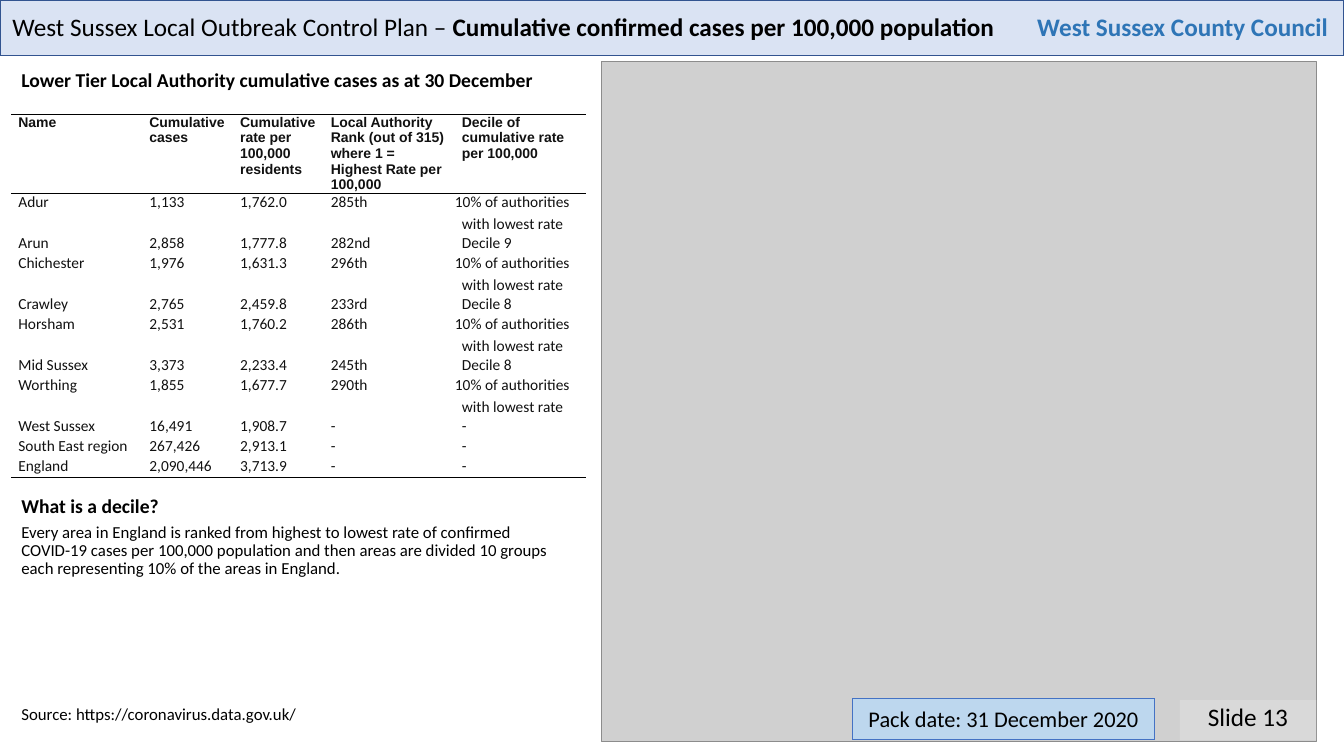
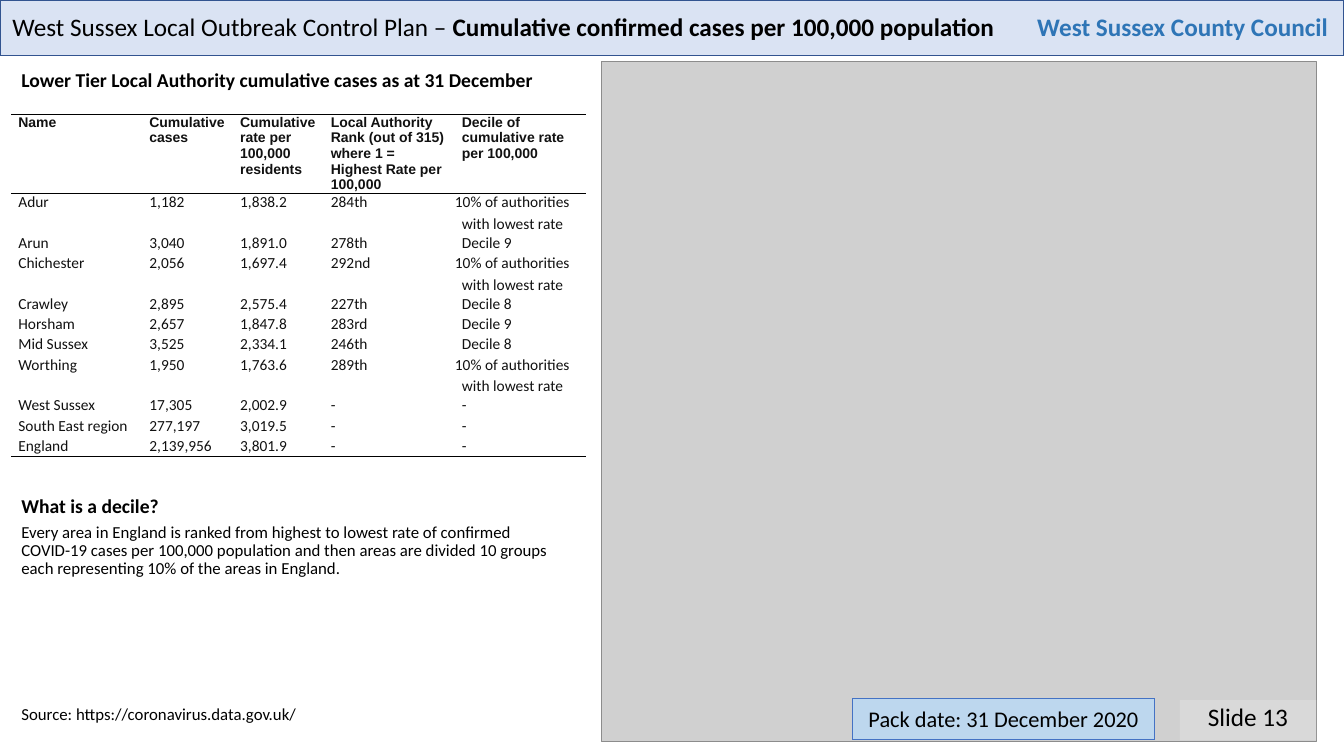
Before and after one commit to psychty/wsx_covid_datapack_public, a slide deck: slide 13 of Latest_West_Sussex_C19_slide_deck.pptx. Drawn at 1344x756 pixels with LibreOffice and Linux fonts; fonts in the diff are those of the drawing; grey boxes stand for pictures. Boxes give left, top, right and bottom in pixels: in the first picture for what was removed or moved away, otherwise in the second. Text is boxed around its words. In the diff, an @@ line names an element or a change of style, - is before the commit and + after.

```diff
--- a/Latest_West_Sussex_C19_slide_deck.pptx
+++ b/Latest_West_Sussex_C19_slide_deck.pptx
@@ text at [21,73,533,90]: text changed @@
-Lower Tier Local Authority cumulative cases as at 30 December
+Lower Tier Local Authority cumulative cases as at 31 December
@@ table at [11,115,586,458] @@
-row 2: Adur | 1,133 | 1,762.0 | 285th | 10% of authorities with lowest rate
+row 2: Adur | 1,182 | 1,838.2 | 284th | 10% of authorities with lowest rate
-row 3: Arun | 2,858 | 1,777.8 | 282nd | Decile 9
+row 3: Arun | 3,040 | 1,891.0 | 278th | Decile 9
-row 4: Chichester | 1,976 | 1,631.3 | 296th | 10% of authorities with lowest rate
+row 4: Chichester | 2,056 | 1,697.4 | 292nd | 10% of authorities with lowest rate
-row 5: Crawley | 2,765 | 2,459.8 | 233rd | Decile 8
+row 5: Crawley | 2,895 | 2,575.4 | 227th | Decile 8
-row 6: Horsham | 2,531 | 1,760.2 | 286th | 10% of authorities with lowest rate
+row 6: Horsham | 2,657 | 1,847.8 | 283rd | Decile 9
-row 7: Mid Sussex | 3,373 | 2,233.4 | 245th | Decile 8
+row 7: Mid Sussex | 3,525 | 2,334.1 | 246th | Decile 8
-row 8: Worthing | 1,855 | 1,677.7 | 290th | 10% of authorities with lowest rate
+row 8: Worthing | 1,950 | 1,763.6 | 289th | 10% of authorities with lowest rate
-row 9, column 2: 16,491
+row 9, column 2: 17,305
-row 9, column 3: 1,908.7
+row 9, column 3: 2,002.9
-row 10, column 2: 267,426
+row 10, column 2: 277,197
-row 10, column 3: 2,913.1
+row 10, column 3: 3,019.5
-row 11, column 2: 2,090,446
+row 11, column 2: 2,139,956
-row 11, column 3: 3,713.9
+row 11, column 3: 3,801.9
```
Also in this commit, not shown: 4 other slides changed, 49 other files.
